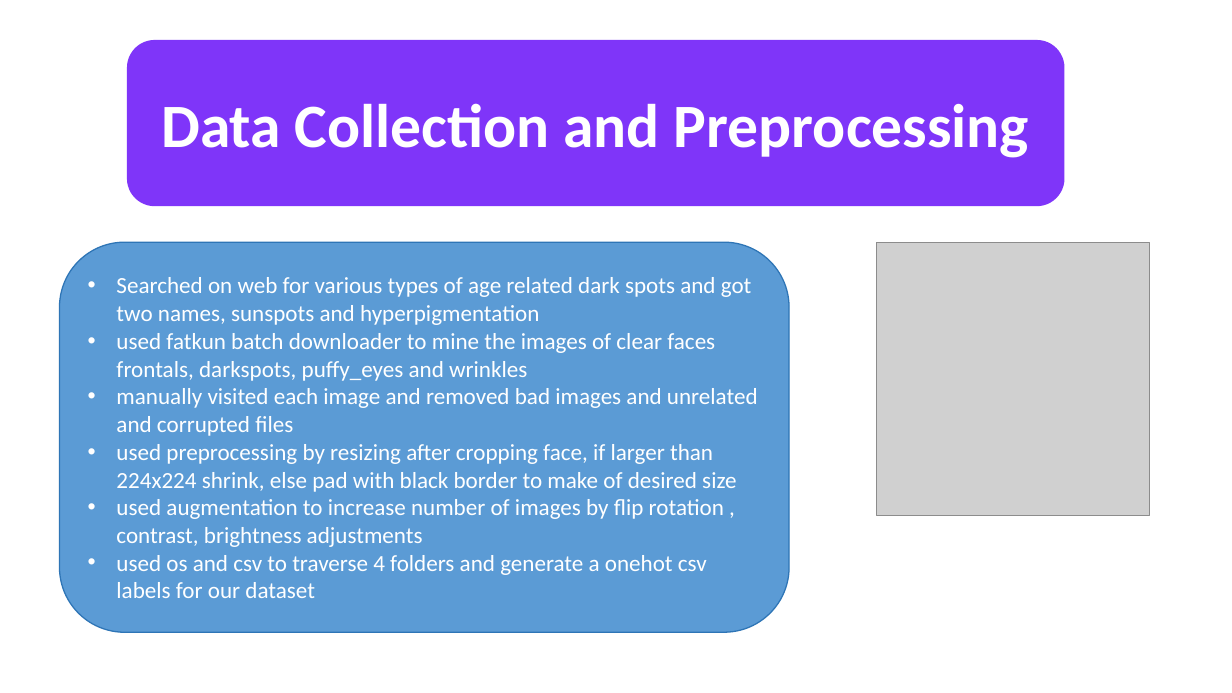
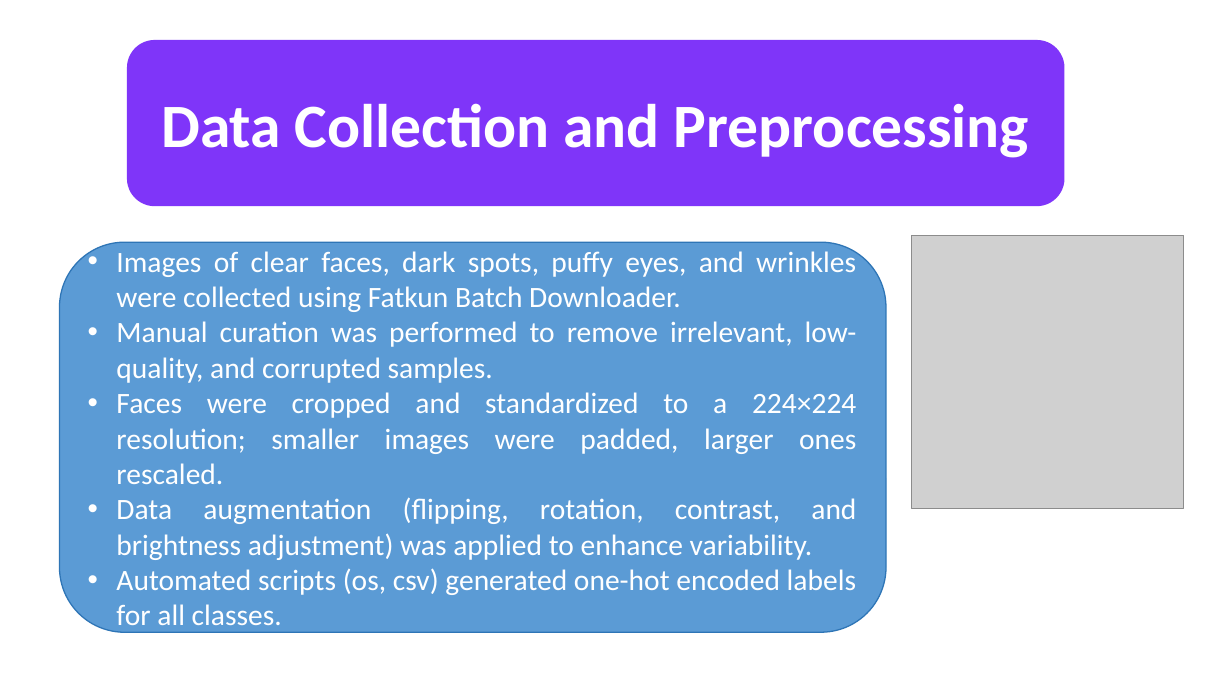
Before and after one commit to SpringBoardMentor0781j/Dermal_Scan_Project_2025, a slide deck: slide 5 of docs/Presentation1.pptx (slide 6 before the commit). Drawn at 1232x693 pixels with LibreOffice and Linux fonts; fonts in the diff are those of the drawing; grey boxes stand for pictures; background and template pictures are left out. Boxes give left, top, right and bottom in pixels: in the first picture for what was removed or moved away, otherwise in the second. Text is boxed around its words. In the diff, an @@ line names an element or a change of style, - is before the commit and + after.

```diff
--- a/docs/Presentation1.pptx
+++ b/docs/Presentation1.pptx
@@ picture: place and size @@
-picture at [877,242,1150,516]
+picture at [912,236,1185,509]
@@ rounded rectangle "Images of clear faces, dark ...": place and size @@
-rounded rectangle "Images of clear faces, dark ..." at [59,242,789,632]
+rounded rectangle "Images of clear faces, dark ..." at [59,242,886,632]
@@ text in rounded rectangle at [116,247,857,633]: text changed; size 18 to 23 pt @@
-• Searched on web for various types of age related dark spots and got two names, sunspots and hyperpigmentation
-• used fatkun batch downloader to mine the images of clear faces frontals, darkspots, puffy_eyes and wrinkles
-• manually visited each image and removed bad images and unrelated and corrupted files
-• used preprocessing by resizing after cropping face, if larger than 224x224 shrink, else pad with black border to make of desired size
-• used augmentation to increase number of images by flip rotation , contrast, brightness adjustments
-• used os and csv to traverse 4 folders and generate a onehot csv labels for our dataset
+• Images of clear faces, dark spots, puffy eyes, and wrinkles were collected using Fatkun Batch Downloader.
+• Manual curation was performed to remove irrelevant, low-quality, and corrupted samples.
+• Faces were cropped and standardized to a 224×224 resolution; smaller images were padded, larger ones rescaled.
+• Data augmentation (flipping, rotation, contrast, and brightness adjustment) was applied to enhance variability.
+• Automated scripts (os, csv) generated one-hot encoded labels for all classes.
```
Also in this commit, not shown: 9 other slides changed, 4 slides added, 4 other files.
